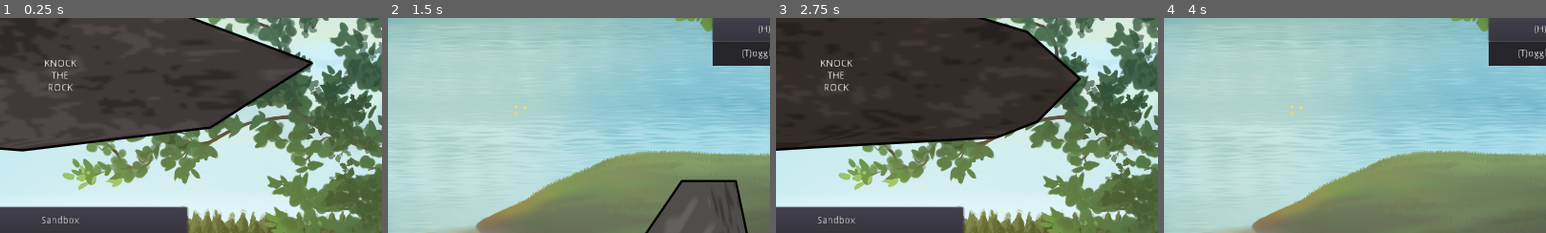
Above: before the commit, frames 1-4 (left to right).
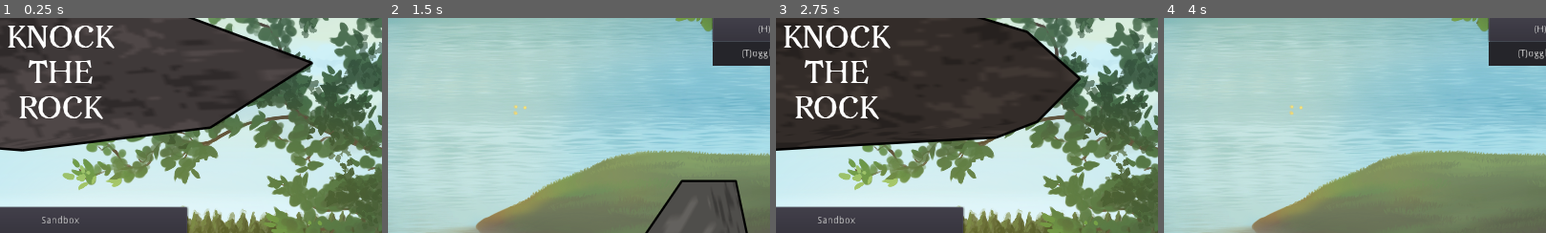
Above: after the commit, the same moments.

Repository: ebrahimebrahim/knock-the-rock
Game: Godot game, scene res://MenuScreen.tscn
The game is run twice, just before and just after one commit, with the same random seed, the same clock (stepped at 60 frames per second) and the same inputs.
Inputs (mouse positions are % of the whole screen's width and height, from its top left):
- Up to frame 1 (0.25 s): no input
- Up to frame 2 (1.5 s): click "Sandbox" at 0.5 s; move the mouse to (72, 45) at 1.27 s; hold T (toggle_hud) from 1.28 s (still down); click (72, 45) at 1.42 s
- Up to frame 3 (2.75 s): release T (toggle_hud) at 2 s; click "Return to Menu (Esc)" at 2 s
- Up to frame 4 (4 s): click "Challenge" at 2.75 s; move the mouse to (30, 55) at 3.52 s; tap T (toggle_hud) at 3.6 s; click (30, 55) at 3.67 s
The pictures show only the part of the screen within x 42-92%, y 11-61%; the shares and areas given below are measured in that part.

The runs differ from the first frame. In frame 1, 3.0% of the frame differs, in the area x 2-30%, y 3-48%; in frame 2, nothing differs; in frame 3, 3.1%; in frame 4, nothing differs.

Commit message:
add font Avara for title
This font is under the SIL Open Font License

Diff:
--- a/ktr/MenuScreen.tscn
+++ b/ktr/MenuScreen.tscn
@@ -1,9 +1,17 @@
-[gd_scene load_steps=5 format=2]
+[gd_scene load_steps=7 format=2]
 
 [ext_resource path="res://images/bg.png" type="Texture" id=2]
 [ext_resource path="res://MenuScreen.gd" type="Script" id=3]
 [ext_resource path="res://Help.tscn" type="PackedScene" id=4]
 [ext_resource path="res://Logo.gd" type="Script" id=5]
+
+[sub_resource type="DynamicFontData" id=1]
+font_path = "res://fonts/Avara.ttf"
+
+[sub_resource type="DynamicFont" id=2]
+size = 40
+outline_color = Color( 0, 0, 0, 1 )
+font_data = SubResource( 1 )
 
 [node name="MenuScreen" type="VBoxContainer"]
 anchor_right = 1.0
@@ -58,10 +66,11 @@
 anchor_top = 0.5
 anchor_right = 0.5
 anchor_bottom = 0.5
-margin_left = -29.5
-margin_top = -26.0
-margin_right = 29.5
-margin_bottom = 26.0
+margin_left = -88.0
+margin_top = -82.5
+margin_right = 88.0
+margin_bottom = 82.5
+custom_fonts/font = SubResource( 2 )
 text = "KNOCK
 THE
 ROCK"
Binary file added: ktr/fonts/Avara.ttf
